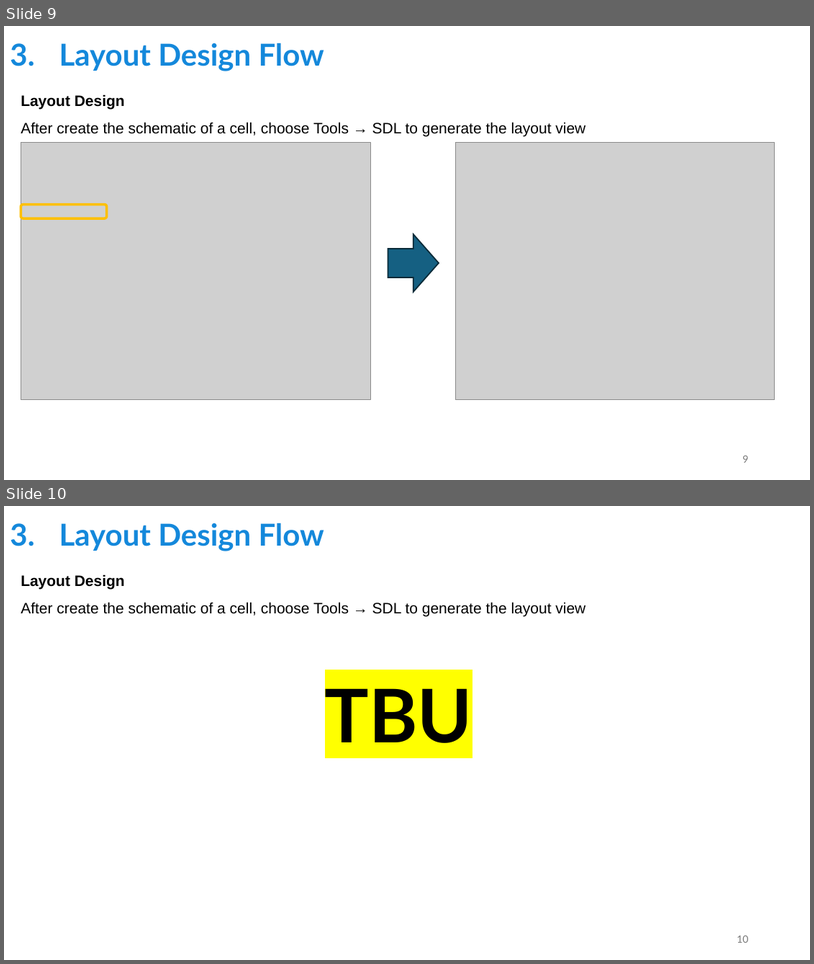
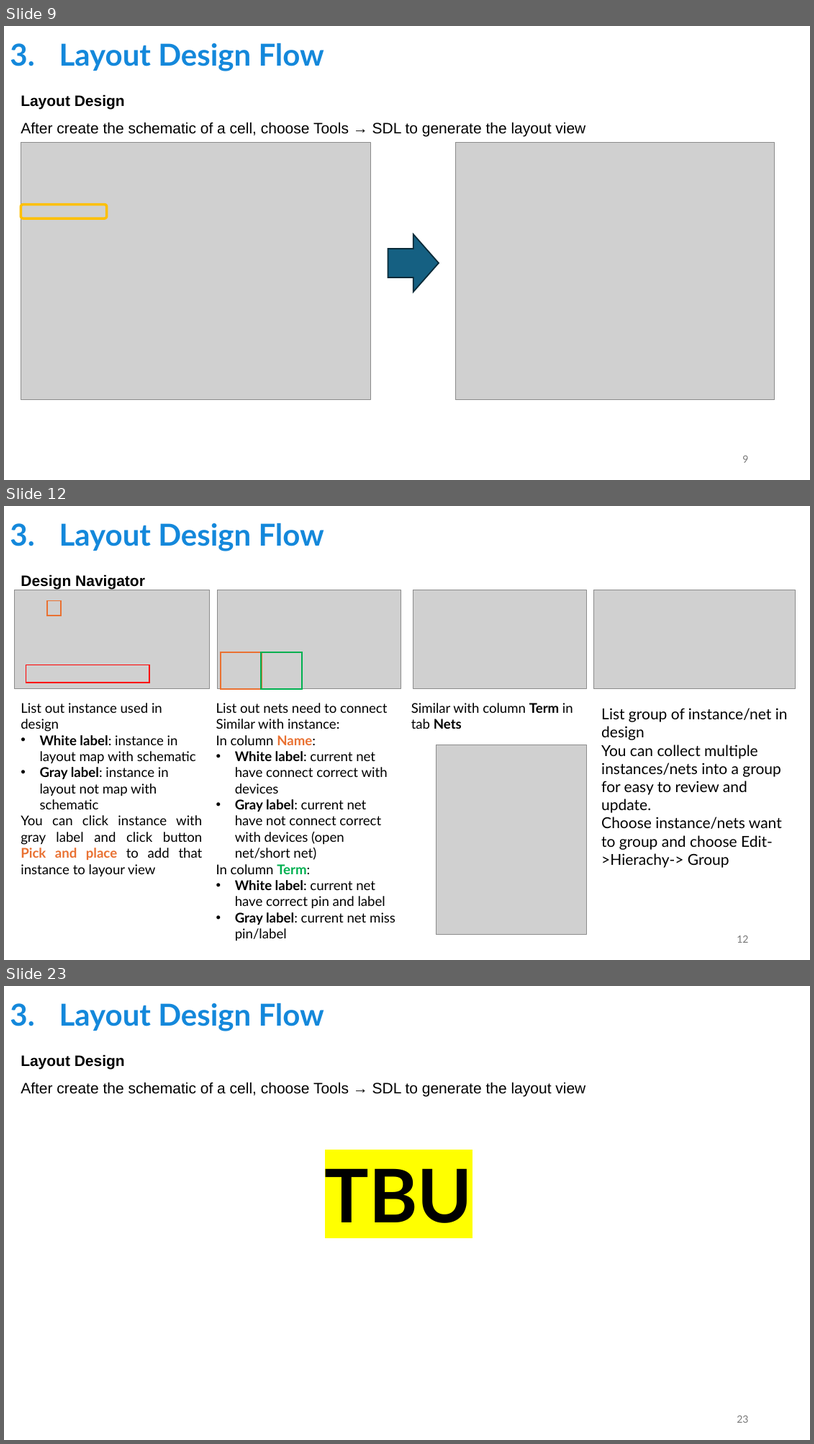
Before and after one commit to tien2032002/CC-Guideline, a slide deck: SYNOPSYS TOOLS GUIDELINES 1.pptx. Shown one above the other, each under a label of ours: slides 9 and 10 before the commit, slides 9, 12 and 23 after it; the slides between them are not shown. The pictures are 814x964 and 814x1444 pixels, drawn with LibreOffice and Linux fonts; fonts in the diff are those of the drawing; grey boxes stand for pictures. Boxes give left, top, right and bottom in pixels: in the first picture for what was removed or moved away, otherwise in the second. Text is boxed around its words. In the diff, an @@ line names an element or a change of style, - is before the commit and + after.

Commit message:
update layout guideline

```diff
--- a/SYNOPSYS TOOLS GUIDELINES 1.pptx
+++ b/SYNOPSYS TOOLS GUIDELINES 1.pptx
@@ slide 12 added at bbox=[4, 506, 810, 960], background #FFFFFF @@
@@ title added at bbox=[59, 523, 324, 551], 36 pt, text #1488DB, bold @@
+3. Layout Design Flow
@@ picture added at bbox=[15, 590, 211, 690] @@
@@ text added at bbox=[21, 574, 145, 590], 18 pt, text #000000, bold @@
+Design Navigator
@@ picture added at bbox=[218, 590, 401, 690] @@
@@ picture added at bbox=[414, 590, 587, 689] @@
@@ picture added at bbox=[594, 590, 796, 689] @@
@@ rectangle added at bbox=[47, 601, 61, 616], outline #E97132 1.5 pt @@
@@ rectangle added at bbox=[221, 652, 262, 690], outline #E97132 1.5 pt @@
@@ rectangle added at bbox=[261, 652, 302, 690], outline #00B050 1.5 pt @@
@@ rectangle added at bbox=[26, 664, 149, 682], outline #FF0000 1.5 pt @@
@@ text added at bbox=[21, 703, 203, 874], 16 pt, text #000000 @@
+List out instance used in design
+• White label: instance in layout map with schematic
+• Gray label: instance in layout not map with schematic
+You can click instance with gray label and click button Pick and place to add that instance to layour view
@@ text added at bbox=[216, 703, 396, 941], 16 pt, text #000000 @@
+List out nets need to connect
+Similar with instance:
+In column Name:
+• White label: current net have connect correct with devices
+• Gray label: current net have not connect correct with devices (open net/short net)
+In column Term:
+• White label: current net have correct pin and label
+• Gray label: current net miss pin/label
@@ text added at bbox=[412, 703, 574, 728], 16 pt, text #000000 @@
+Similar with column Term in tab Nets
@@ text added at bbox=[602, 708, 788, 867], 18 pt, text #000000 @@
+List group of instance/net in design
+You can collect multiple instances/nets into a group for easy to review and update.
+Choose instance/nets want to group and choose Edit->Hierachy-> Group
@@ picture added at bbox=[436, 744, 586, 934] @@
@@ page number added at bbox=[737, 935, 748, 942], 12 pt, text #797979 @@
+12
@@ what was slide 10 is now slide 23 @@
@@ page number at bbox=[737, 1415, 748, 1422]: text changed @@
-10
+23
```
Also in this commit, not shown: 12 other slides added.
